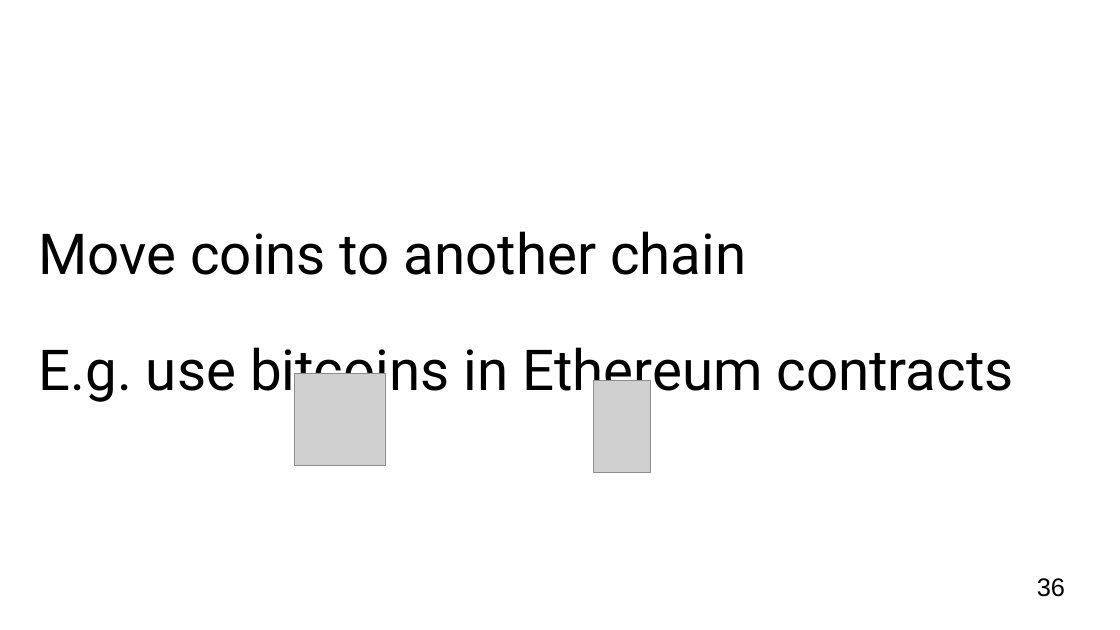
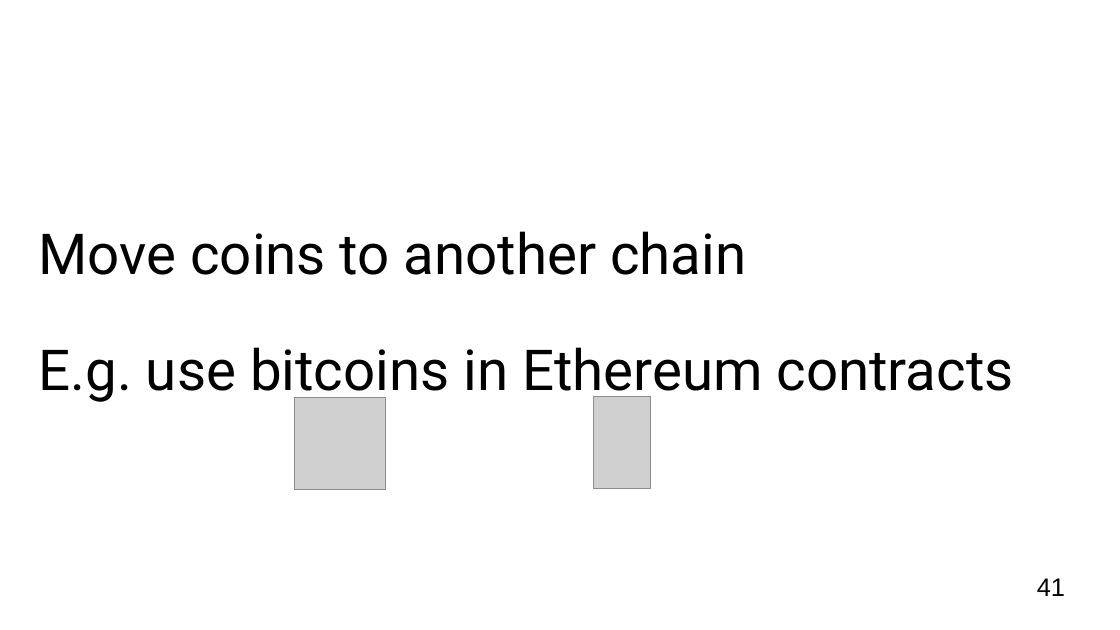
Before and after one commit to OrfeasLitos/blockchain_slides, a slide deck: slide 41 of presentation.pptx (slide 36 before the commit). Drawn at 1120x630 pixels with LibreOffice and Linux fonts; fonts in the diff are those of the drawing; grey boxes stand for pictures; background and template pictures are left out. Boxes give left, top, right and bottom in pixels: in the first picture for what was removed or moved away, otherwise in the second. Text is boxed around its words. In the diff, an @@ line names an element or a change of style, - is before the commit and + after.

```diff
--- a/presentation.pptx
+++ b/presentation.pptx
@@ picture: place and size @@
-picture at (295, 374, 386, 465)
+picture at (295, 397, 386, 489)
@@ picture: place and size @@
-picture at (594, 380, 650, 473)
+picture at (594, 396, 650, 489)
@@ page number at (1037, 578, 1065, 596): text changed @@
-36
+41
```
Also in this commit, not shown: 9 other slides changed, 5 slides added, 1 other file.
